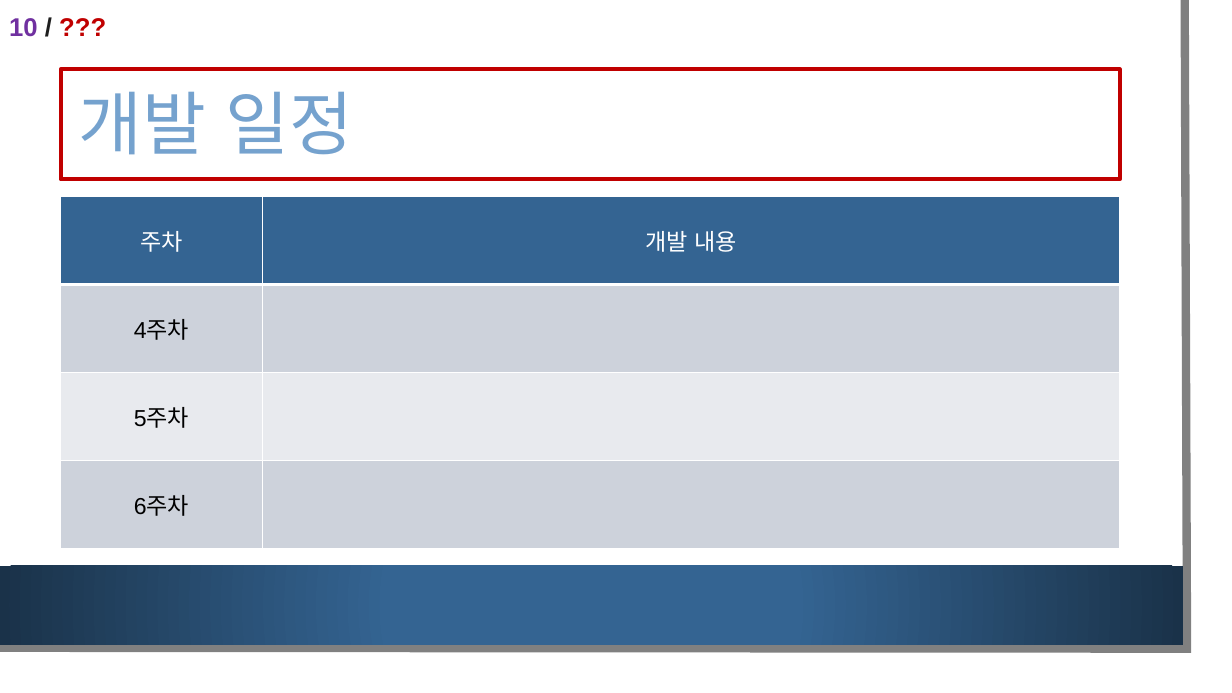
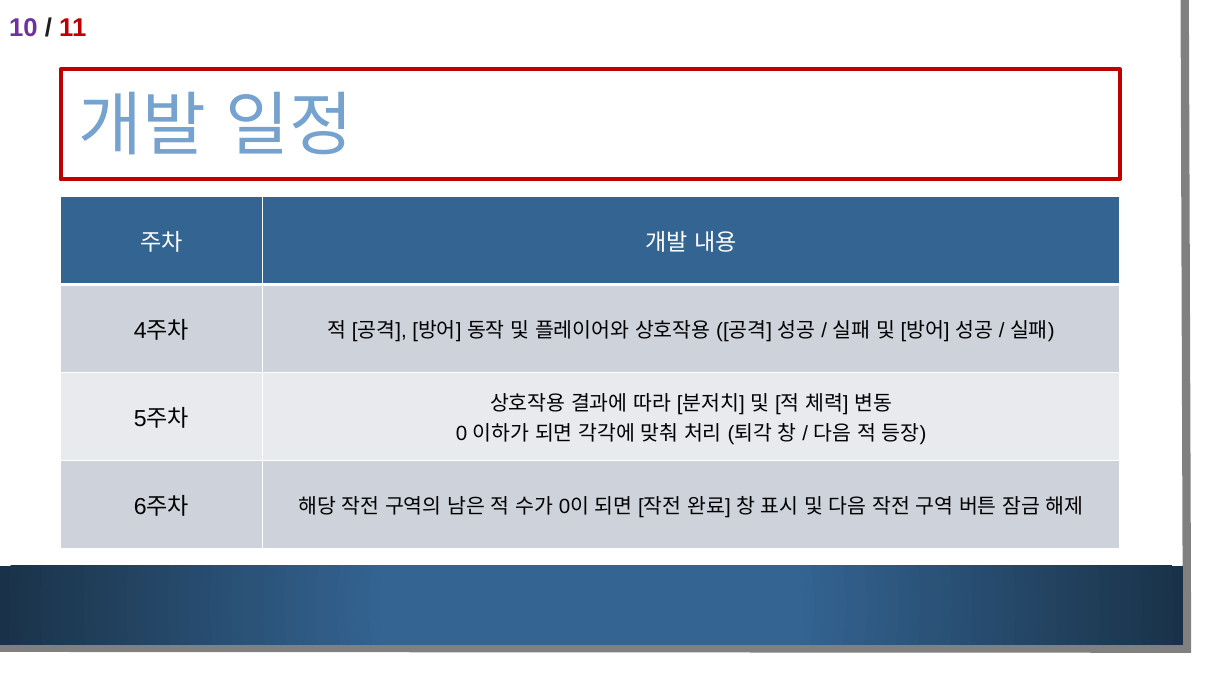
Before and after one commit to pb-wandu/SPGP_2018180040, a slide deck: slide 11 of SPGP 1차 발표.pptx. Drawn at 1232x693 pixels with LibreOffice and Linux fonts; fonts in the diff are those of the drawing; background and template pictures are left out. Boxes give left, top, right and bottom in pixels: in the first picture for what was removed or moved away, otherwise in the second. Text is boxed around its words. In the diff, an @@ line names an element or a change of style, - is before the commit and + after.

Commit message:
일정 내용 추가 완료 (Readme, PPT)
일정 내용 추가 완료 (Readme, PPT)

```diff
--- a/SPGP 1차 발표.pptx
+++ b/SPGP 1차 발표.pptx
@@ text at box(9, 18, 86, 37): text changed; text colour #C00000 to #7030A0 @@
-10 / ???
+10 / 11
@@ table at box(61, 197, 1120, 549) @@
-row 2, column 2: 
+row 2, column 2: 적 [공격], [방어] 동작 및 플레이어와 상호작용 ([공격] 성공 / 실패 및 [방어] 성공 / 실패)
-row 3, column 2: 
+row 3, column 2: 상호작용 결과에 따라 [분저치] 및 [적 체력] 변동 / 0 이하가 되면 각각에 맞춰 처리 (퇴각 창 / 다음 적 등장)
-row 4, column 2: 
+row 4, column 2: 해당 작전 구역의 남은 적 수가 0이 되면 [작전 완료] 창 표시 및 다음 작전 구역 버튼 잠금 해제
```
Also in this commit, not shown: 10 other slides changed, 1 other file.
